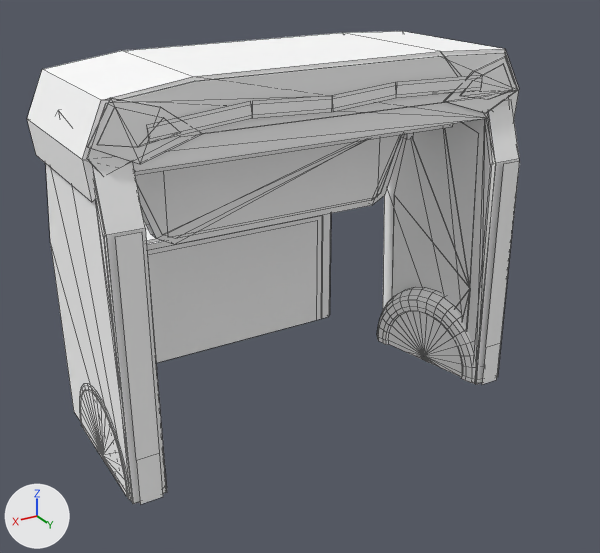
The OBJ model src/main/resources/assets/funpackcustom/models/block/ongeki_marquee.obj as it was, and as the next commit left it.
Before and after are seen from a camera (50 mm lens) standing at (1.552, 1.592, 1.259) and looking at (0.442, -0.259, 0.334). The axes (+X, +Y, +Z) are drawn at lower left. The lights are the same throughout. The first picture is the older version. Mesh edges are drawn as thin lines. Where no turn or scale is listed for an object, it has been applied to the vertices.

The first picture shows 'ongeki_marquee'.
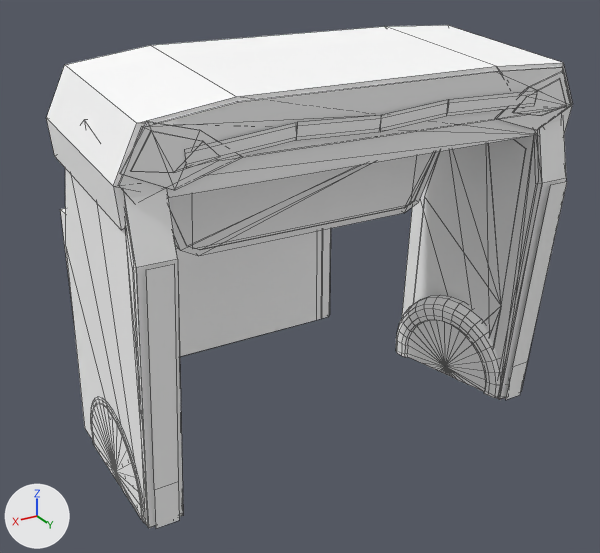
Boxes (x1, y1, x2, y2) around the edits, measured in the pictures (600 x 553 px; the box of a moved part takes in the faces that stretch with it):
'ongeki_marquee', reshaped (7% wider, 6% taller)
    before: (27, 31, 520, 505)
    after: (46, 25, 573, 528)
part 1 of me_ongeki_marquee, moved or reshaped
    before: (27, 31, 519, 202)
    after: (46, 25, 573, 230)
part 2 of me_ongeki_marquee, moved or reshaped
    before: (87, 53, 518, 171)
    after: (119, 67, 572, 198)
part 3 of me_ongeki_marquee, moved or reshaped
    before: (444, 57, 518, 113)
    after: (496, 71, 571, 130)
part 4 of me_ongeki_marquee, moved or reshaped
    before: (460, 64, 513, 99)
    after: (513, 79, 567, 116)
part 5 of me_ongeki_marquee, moved or reshaped
    before: (87, 98, 202, 164)
    after: (120, 121, 242, 190)
part 6 of me_ongeki_marquee, moved or reshaped
    before: (97, 107, 167, 147)
    after: (131, 131, 205, 173)
part 7 of me_ongeki_marquee, moved or reshaped (not visible afterwards)
    before: (135, 124, 452, 175)
part 8 of me_ongeki_marquee, moved or reshaped (not visible afterwards)
    before: (404, 133, 413, 139)
part 9 of me_ongeki_marquee, moved or reshaped
    before: (137, 134, 405, 245)
    after: (170, 152, 439, 256)
part 10 of me_ongeki_marquee, moved or reshaped
    before: (135, 135, 401, 239)
    after: (169, 152, 436, 250)
part 11 of me_ongeki_marquee, rebuilt (7% taller)
    before: (377, 287, 483, 383)
    after: (396, 295, 508, 398)
part 12 of me_ongeki_marquee, rebuilt (25% wider)
    before: (383, 119, 490, 351)
    after: (402, 136, 536, 370)
part 13 of me_ongeki_marquee, rebuilt
    before: (46, 110, 130, 494)
    after: (65, 120, 145, 513)
part 14 of me_ongeki_marquee, rebuilt (30% wider)
    before: (392, 122, 479, 330)
    after: (413, 139, 526, 347)
part 15 of me_ongeki_marquee, deleted
    before: (146, 75, 482, 237)
part 16 of me_ongeki_marquee, moved or reshaped
    before: (80, 105, 520, 505)
    after: (91, 91, 567, 528)

The edits, one by one:
me_ongeki_marquee is used by ob_ongeki_marquee; location (0.0, 0.0, 0.0).
me_ongeki_marquee had 940 vertices, 715 faces and spanned x -0.092..1.092, y -0.962..0.043, z 0.0..0.963.
me_ongeki_marquee now has 958 vertices, 733 faces and spans x -0.092..1.092, y -0.962..0.209, z 0.0..0.999.
me_ongeki_marquee part 1: the loose piece of 20 vertices spanning x -0.092..1.092, y -0.447..-0.019, z 0.728..0.963 is turned -6 degrees about the x axis through its middle, then moved by (0.0, 0.186, 0.015).
me_ongeki_marquee part 2: the loose piece of 18 vertices spanning x -0.086..1.082, y -0.019..-0.014, z 0.778..0.952 is turned -6 degrees about the x axis through its middle, then moved by (0.0, 0.187, -0.008).
me_ongeki_marquee part 3: the loose piece of 10 vertices spanning x -0.08..0.169, y -0.016..-0.011, z 0.794..0.935 is turned -6 degrees about the x axis through its middle, then moved by (0.0, 0.187, -0.008).
me_ongeki_marquee part 4: the loose piece of 10 vertices spanning x -0.061..0.119, y -0.012..-0.009, z 0.831..0.918 is turned -6 degrees about the x axis through its middle, then moved by (0.0, 0.188, -0.009).
me_ongeki_marquee part 5: the loose piece of 10 vertices spanning x 0.831..1.08, y -0.016..-0.011, z 0.794..0.935 is turned -6 degrees about the x axis through its middle, then moved by (0.0, 0.187, -0.008).
me_ongeki_marquee part 6: the loose piece of 10 vertices spanning x 0.881..1.061, y -0.012..-0.009, z 0.831..0.918 is turned -6 degrees about the x axis through its middle, then moved by (0.0, 0.188, -0.009).
me_ongeki_marquee part 7: the loose piece of 8 vertices spanning x 0.01..0.99, y -0.384..-0.155, z 0.729..0.758 is turned -6 degrees about the x axis through its middle, then moved by (0.0, 0.176, 0.019).
me_ongeki_marquee part 8: the loose piece of 8 vertices spanning x 0.061..0.084, y -0.289..-0.262, z 0.68..0.751 is turned -6 degrees about the x axis through its middle, then moved by (0.0, 0.173, 0.02).
me_ongeki_marquee part 9: the loose piece of 12 vertices spanning x 0.066..0.934, y -0.307..-0.269, z 0.499..0.747 is turned -6 degrees about the x axis through its middle, then moved by (0.0, 0.163, 0.022).
me_ongeki_marquee part 10: the loose piece of 12 vertices spanning x 0.083..0.917, y -0.27..-0.268, z 0.514..0.734 is turned -6 degrees about the x axis through its middle, then moved by (0.0, 0.163, 0.02).
me_ongeki_marquee part 11: the loose piece of 180 vertices spanning x -0.032..0.095, y -0.38..0.038, z 0.0..0.226 is rebuilt with 186 vertices and now spans x -0.032..0.095, y -0.28..0.137, z 0.0..0.238.
me_ongeki_marquee part 12: the loose piece of 24 vertices spanning x -0.071..0.011, y -0.456..0.032, z 0.0..0.876 is rebuilt with 24 vertices and now spans x -0.071..0.011, y -0.336..0.179, z 0.0..0.891.
me_ongeki_marquee part 13: the loose piece of 24 vertices spanning x 0.989..1.071, y -0.456..0.032, z 0.0..0.876 is rebuilt with 24 vertices and now spans x 0.989..1.071, y -0.336..0.179, z 0.0..0.891.
me_ongeki_marquee part 14: the loose piece of 18 vertices spanning x 0.012..0.014, y -0.399..-0.024, z 0.0..0.768 is rebuilt with 18 vertices and now spans x 0.012..0.014, y -0.284..0.128, z 0.0..0.78.
me_ongeki_marquee part 15: 9 loose pieces with 36 vertices, spanning x 0.053..0.956, y -0.267..-0.007, z 0.522..0.902, are deleted.
me_ongeki_marquee part 16: 284 vertices removed from x -0.075..1.075, y -0.359..0.043, z 0.0..0.817; 326 vertices added at x -0.075..1.075, y -0.26..0.209, z 0.0..0.893.
Other edits to the shape of me_ongeki_marquee do not show in these pictures.
